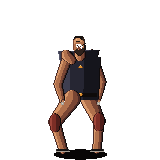
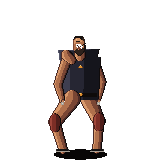
Revision of a layered (160, 160) image; what changed, layer by layer:
painted on "kit" over [58, 49, 100, 55]
